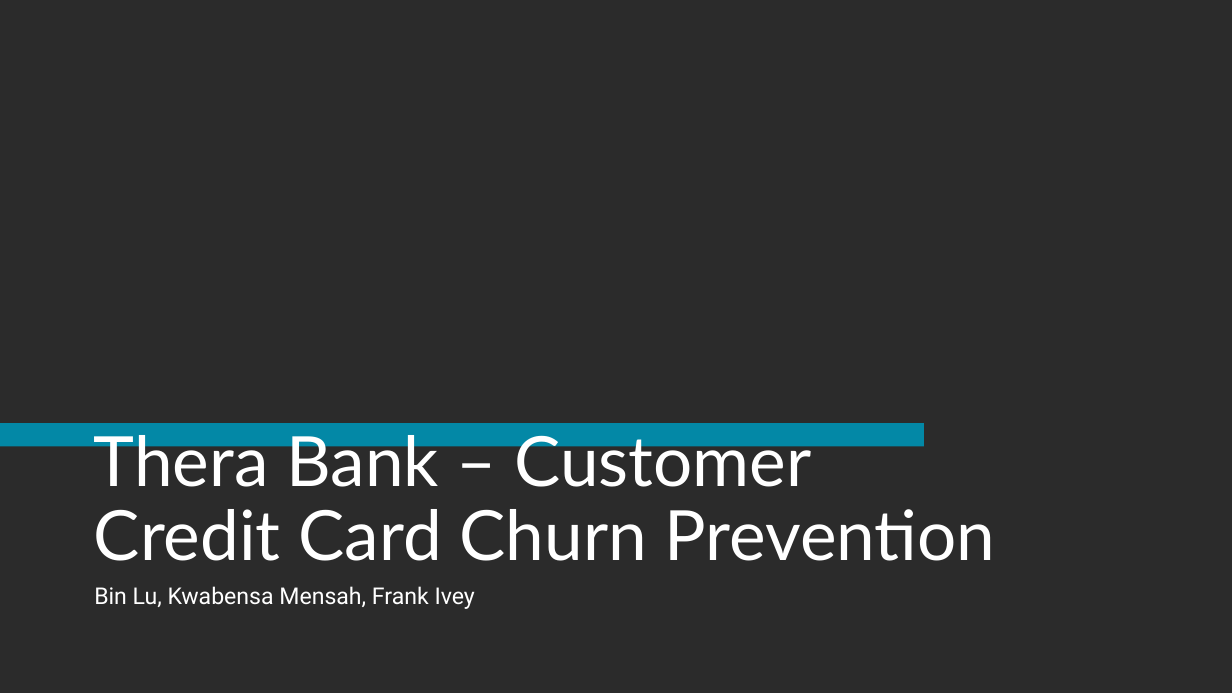
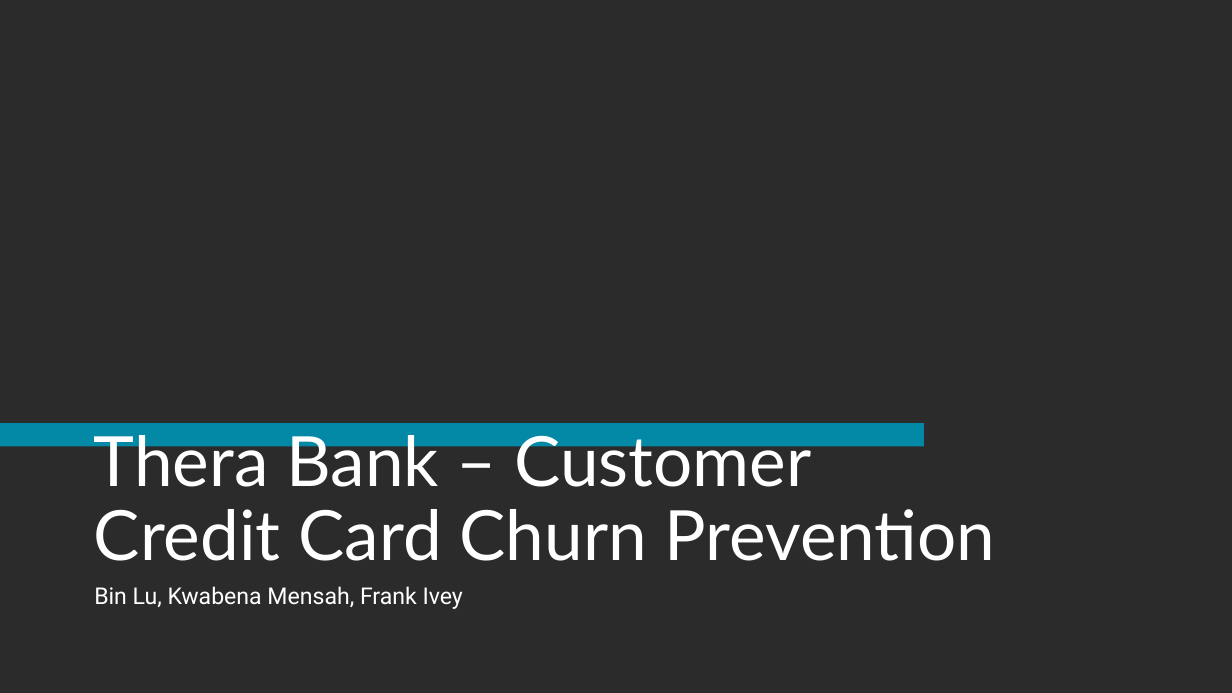
Before and after one commit to ithllc/AAI_510_02_SU23, a slide deck: slide 1 of Bank_Customer_Churn.pptx. Drawn at 1232x693 pixels with LibreOffice and Linux fonts; fonts in the diff are those of the drawing; background and template pictures are left out; a plain dark background stands for a picture behind light text. Boxes give left, top, right and bottom in pixels: in the first picture for what was removed or moved away, otherwise in the second. Text is boxed around its words. In the diff, an @@ line names an element or a change of style, - is before the commit and + after.

```diff
--- a/Bank_Customer_Churn.pptx
+++ b/Bank_Customer_Churn.pptx
@@ text at (94, 586, 463, 609): text changed @@
-Bin Lu, Kwabensa Mensah, Frank Ivey
+Bin Lu, Kwabena Mensah, Frank Ivey
```
Also in this commit, not shown: 2 other slides changed.
